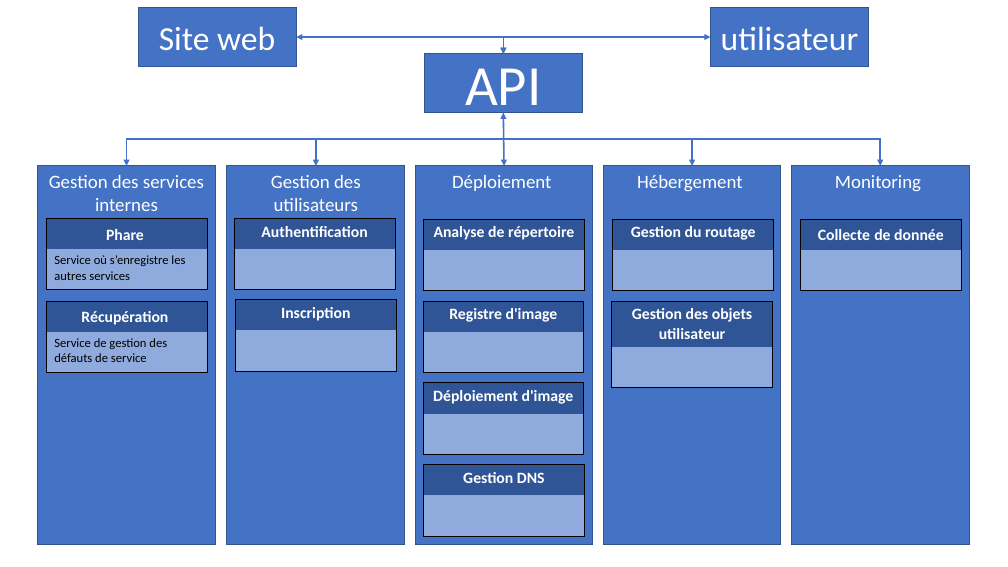
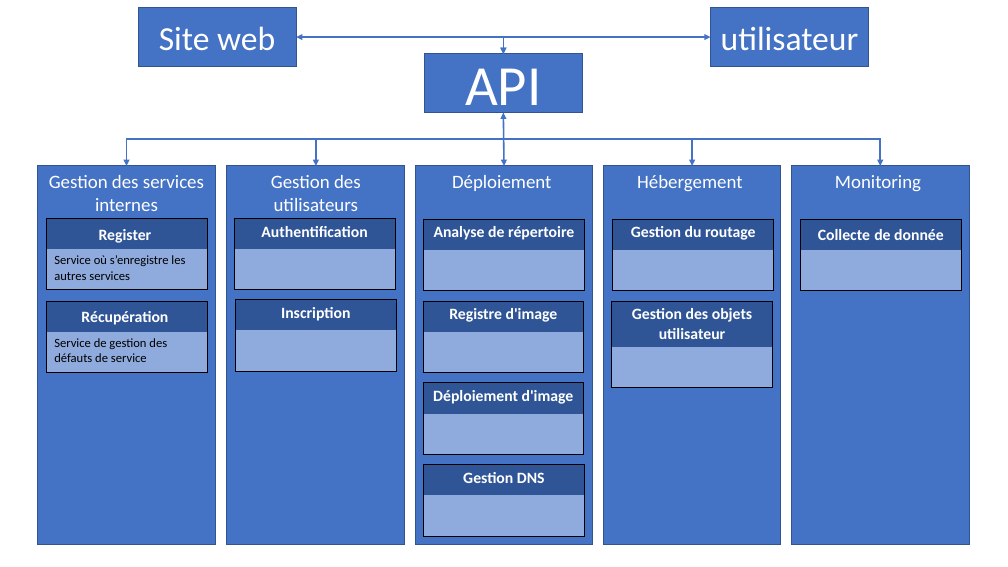
Before and after one commit to LCTheo/DeployT_PoC, a slide deck: slide 1 of doc/archi.pptx. Drawn at 1008x567 pixels with LibreOffice and Linux fonts; fonts in the diff are those of the drawing. Boxes give left, top, right and bottom in pixels: in the first picture for what was removed or moved away, otherwise in the second. Text is boxed around its words. In the diff, an @@ line names an element or a change of style, - is before the commit and + after.

```diff
--- a/doc/archi.pptx
+++ b/doc/archi.pptx
@@ table at (x1=47, y1=219, x2=208, y2=290) @@
-row 1, column 1: Phare
+row 1, column 1: Register
```
Also in this commit, not shown: 16 other files.
